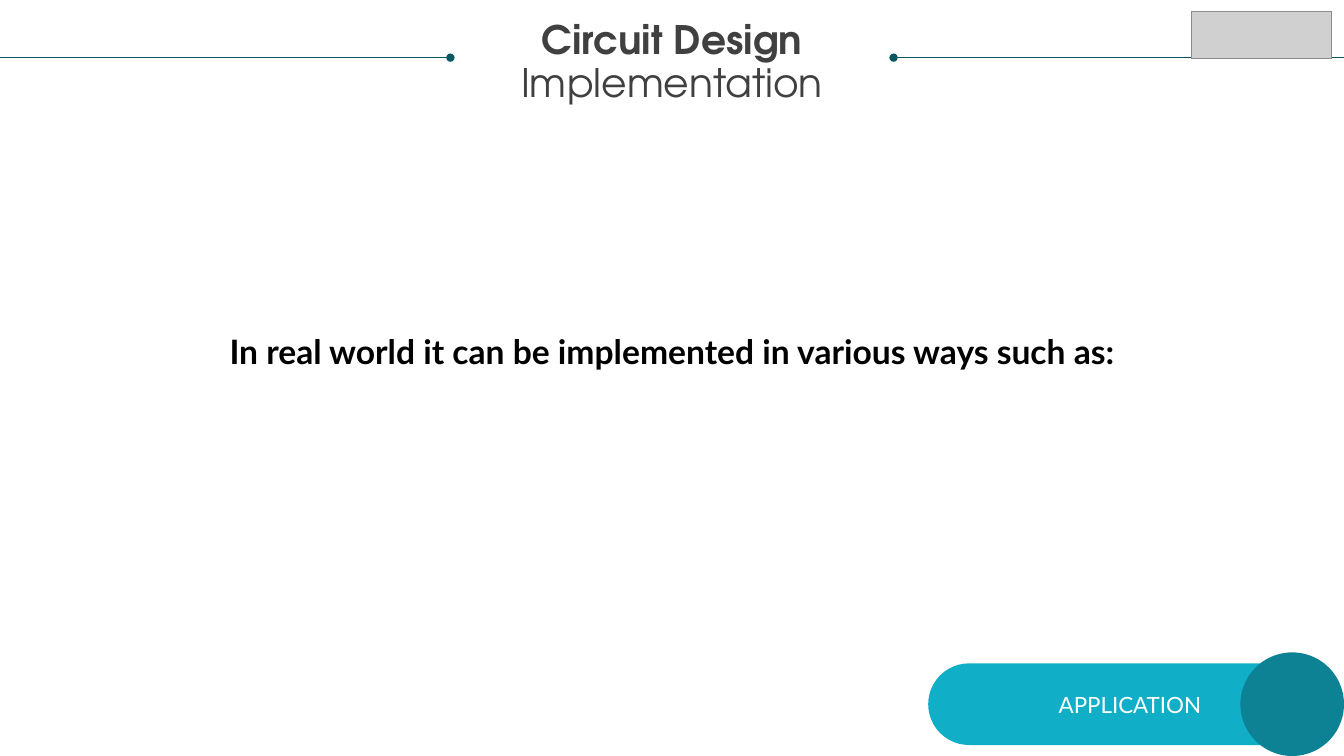
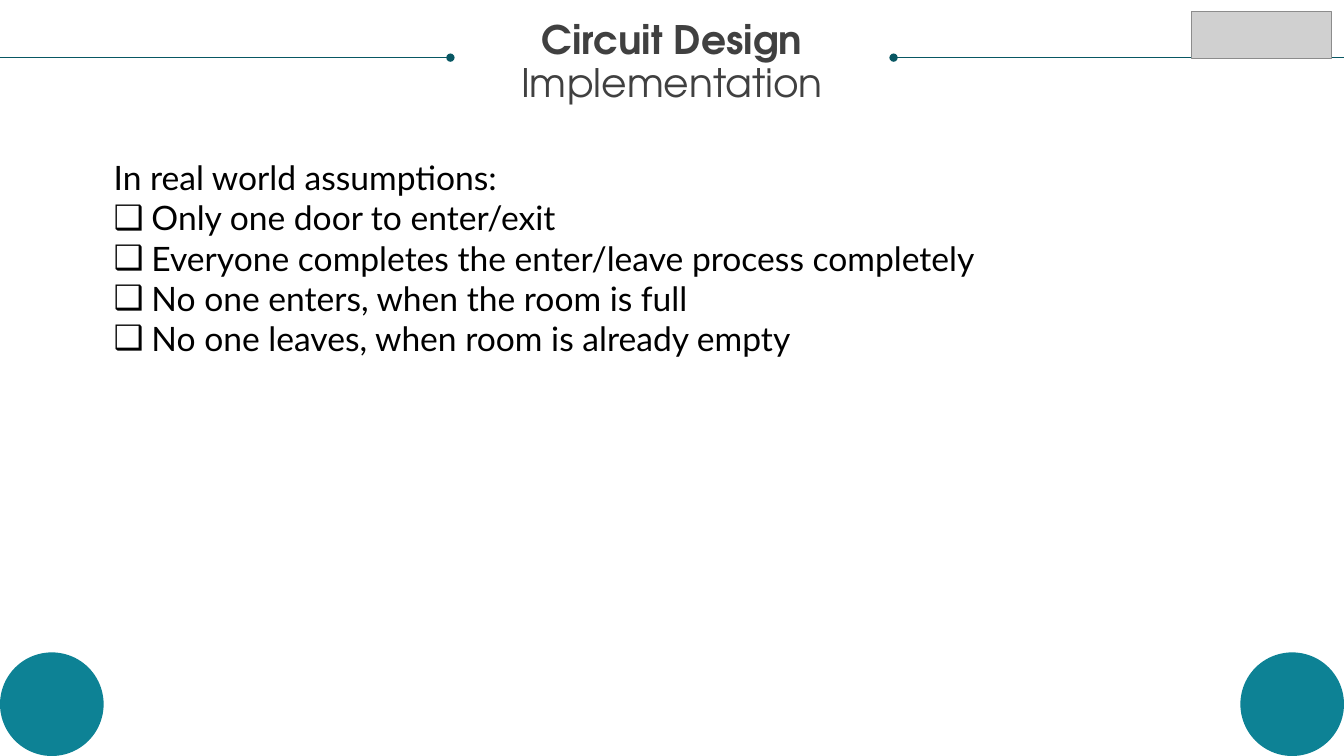
Before and after one commit to nlsy/VHDL, a slide deck: slide 13 of PITCH/VHDLPresentation.pptx (slide 12 before the commit). Drawn at 1344x756 pixels with LibreOffice and Linux fonts; fonts in the diff are those of the drawing; grey boxes stand for pictures. Boxes give left, top, right and bottom in pixels: in the first picture for what was removed or moved away, otherwise in the second. Text is boxed around its words. In the diff, an @@ line names an element or a change of style, - is before the commit and + after.

```diff
--- a/PITCH/VHDLPresentation.pptx
+++ b/PITCH/VHDLPresentation.pptx
@@ text at (x1=114, y1=165, x2=975, y2=357): text changed; bold off @@
-In real world it can be implemented in various ways such as:
+In real world assumptions:
+❑ Only one door to enter/exit
+❑ Everyone completes the enter/leave process completely
+❑ No one enters, when the room is full
+❑ No one leaves, when room is already empty
@@ ellipse added at (x1=0, y1=652, x2=104, y2=756), fill #0D8295 @@
@@ rounded rectangle removed at (x1=929, y1=663, x2=1332, y2=745) @@
-APPLICATION
```
Also in this commit, not shown: 11 other slides changed, 1 slide added.
